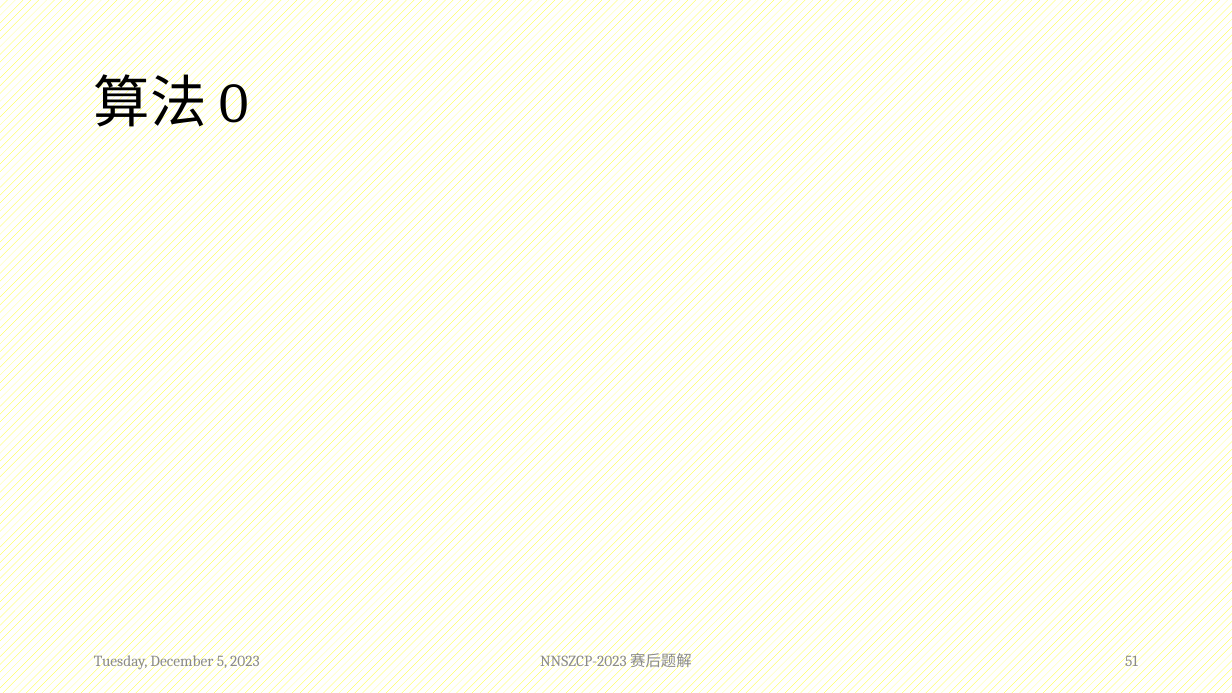
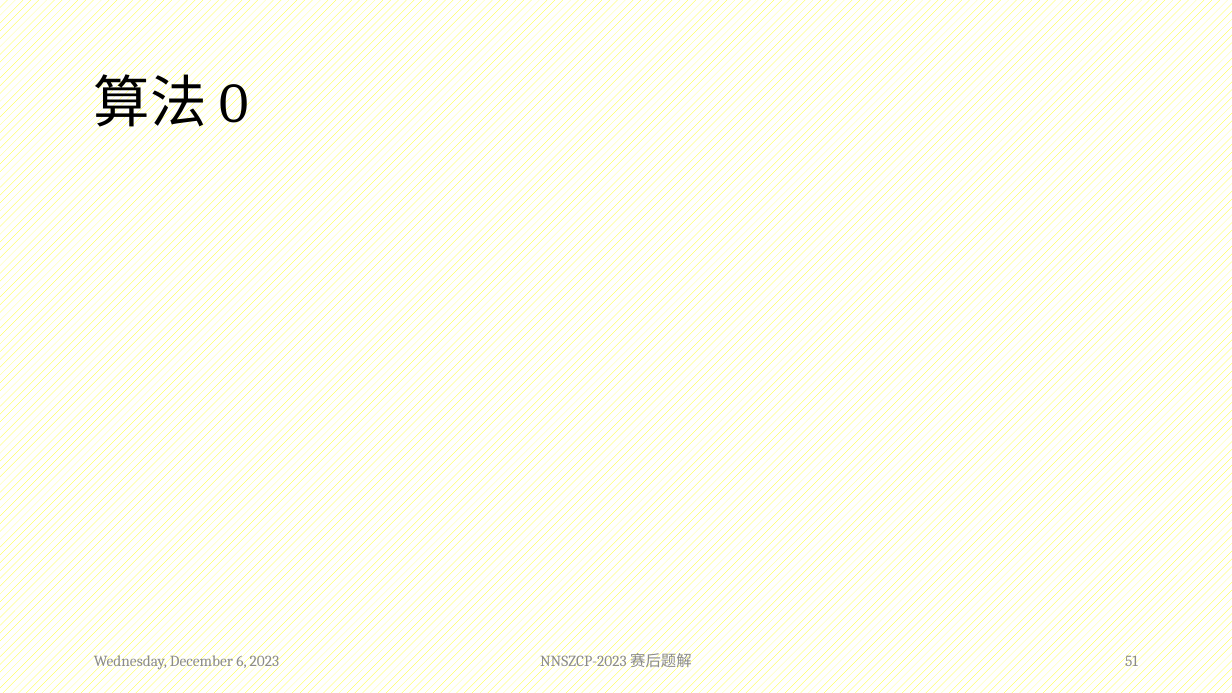
Before and after one commit to nnszoi-team/nnszcp-2023, a slide deck: slide 51 of Editorial/Overall/Editorial_of_NNSZCP-2023.pptx. Drawn at 1232x693 pixels with LibreOffice and Linux fonts; fonts in the diff are those of the drawing; grey boxes stand for pictures. Boxes give left, top, right and bottom in pixels: in the first picture for what was removed or moved away, otherwise in the second. Text is boxed around its words. In the diff, an @@ line names an element or a change of style, - is before the commit and + after.

```diff
--- a/Editorial/Overall/Editorial_of_NNSZCP-2023.pptx
+++ b/Editorial/Overall/Editorial_of_NNSZCP-2023.pptx
@@ text at bbox=[94, 653, 280, 671]: text changed @@
-Tuesday, December 5, 2023
+Wednesday, December 6, 2023
```
Also in this commit, not shown: 53 other slides changed, 2 other files.
